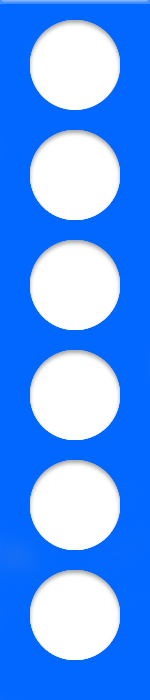
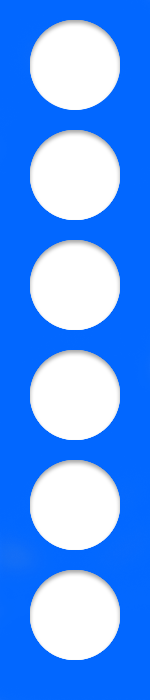
Before/after of a 150 x 700 layered artwork. What changed in the layer stack:
hid "Layer 2" over [0, 0, 150, 5]
